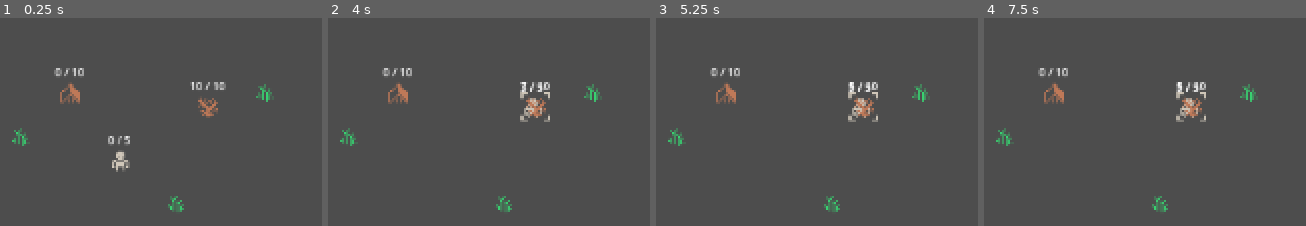
Above: before the commit, frames 1-4 (left to right).
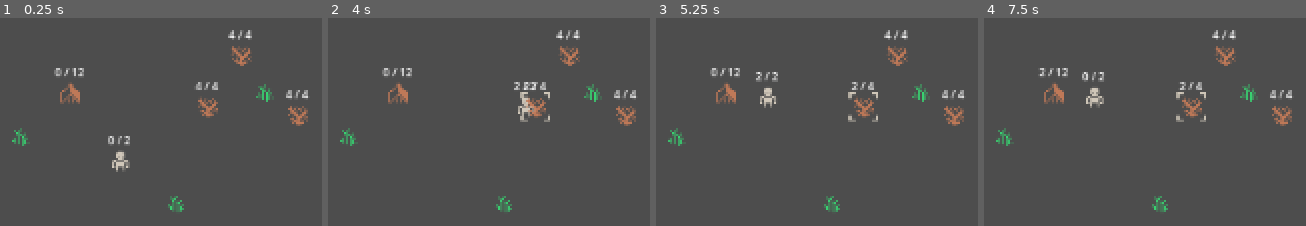
Above: after the commit, the same moments.

Repository: mcpeggin/rts-gathering-game
Game: Godot game, scene res://World.tscn
Two runs of this game, one before a commit and one after it. Both use one fixed random seed, a clock stepped at 60 frames per second and the inputs below.
Inputs (mouse positions are in pixels of both pictures, inside the frame that each line leads up to):
- Up to frame 1 (0.25 s): no input
- Up to frame 2 (4 s): tap Enter at 0.5, 3.5 s; move the mouse to (447, 161) at 0.52 s; right-click (447, 161) at 0.6 s; click (447, 161) at 0.67 s; tap Space at 1.25 s; move the mouse to (537, 107) at 1.27 s; right-click (537, 107) at 1.35 s; click (537, 107) at 1.42 s; move the mouse to (398, 92) at 2.02 s; right-click (398, 92) at 2.1 s; click (398, 92) at 2.17 s; move the mouse to (outside the picture) at 2.77 s; right-click (outside the picture) at 2.85 s; click (outside the picture) at 2.92 s; move the mouse to (outside the picture) at 3.52 s; right-click (outside the picture) at 3.6 s; click (outside the picture) at 3.67 s
- Up to frame 3 (5.25 s): move the mouse to (outside the picture) at 4.27 s; right-click (outside the picture) at 4.35 s; click (outside the picture) at 4.42 s; move the mouse to (881, 132) at 5.02 s; right-click (881, 132) at 5.1 s; click (881, 132) at 5.17 s
- Up to frame 4 (7.5 s): move the mouse to (outside the picture) at 5.77 s; right-click (outside the picture) at 5.85 s; click (outside the picture) at 5.92 s; tap Space at 6.5 s; move the mouse to (outside the picture) at 6.52 s; right-click (outside the picture) at 6.6 s; click (outside the picture) at 6.67 s; move the mouse to (outside the picture) at 7.27 s; right-click (outside the picture) at 7.35 s; click (outside the picture) at 7.42 s

The runs differ from the first frame. In frame 1, 1.3% of the frame differs, in the area x 24-96%, y 5-61%; in frame 2, 1.8%; in frame 3, 2.1%; in frame 4, 2.2%, in the area x 16-96%, y 5-52%.

Commit message:
gathering cycle

Diff:
--- a/AbstractSelectableUnit.gd
+++ b/AbstractSelectableUnit.gd
@@ -18,6 +18,9 @@
 # unit movement
 
 func _physics_process(_delta: float) -> void:
+	if Engine.is_editor_hint():
+		return
+
 	if Input.is_action_just_pressed("right_click") and is_selected:
 		click_pos = get_global_mouse_position()
 
@@ -27,6 +30,9 @@
 		move_and_slide()
 
 func _input(event):
+	if Engine.is_editor_hint():
+		return
+
 	if event is InputEventMouseButton and event.pressed and event.button_index == MOUSE_BUTTON_LEFT:
 		if is_hover:
 			is_selected = true
--- a/Tent.gd
+++ b/Tent.gd
@@ -1,9 +1,15 @@
+@tool
 class_name Building extends AbstractSelectableStatic
 
 @onready var resource_counter: Label = $Body/ResourceCounter
 @onready var dispense_timer: Timer = $DispenseTimer
 
-@export var qty: int
+@export var qty: int:
+	set(value):
+		qty = value
+		max_capacity = qty
+		if is_node_ready():
+			update_stored_resource_label()
 
 enum TYPES {WOOD, STONE, FOOD}
 @export var type: TYPES
@@ -17,6 +23,7 @@
 
 func _ready():
 	super._ready() # call AbstractSelectableStatic first, so shit works
+	add_to_group('tree_storage') # i did it via engine, but to be sure
 	max_capacity = qty
 
 	update_stored_resource_label()
@@ -60,4 +67,6 @@
 		gatherer.update_gathered_resource_label()
 		update_stored_resource_label()
 	else:
+		if gatherer != null and gatherer.cur_state == gatherer.STATES.STORING:
+			gatherer.return_to_good_or_idle()
 		stop_storing()
--- a/Tent.tscn
+++ b/Tent.tscn
@@ -16,7 +16,7 @@
 
 [sub_resource type="RectangleShape2D" id="RectangleShape2D_eseoo"]
 
-[node name="Tent" type="Node2D"]
+[node name="Tent" type="Node2D" groups=["tree_storage"]]
 script = ExtResource("1_e1t4m")
 
 [node name="Body" type="Sprite2D" parent="."]
@@ -36,7 +36,7 @@
 grow_vertical = 0
 scale = Vector2(1, 1.0064386)
 size_flags_horizontal = 4
-text = "10 / 10"
+text = "0 / 0"
 label_settings = SubResource("LabelSettings_e1t4m")
 horizontal_alignment = 1
 
--- a/Tree.gd
+++ b/Tree.gd
@@ -1,3 +1,4 @@
+@tool
 class_name Good extends AbstractSelectableStatic
 
 @onready var resource_counter: Label = $Body/ResourceCounter
@@ -6,7 +7,13 @@
 @onready var body: Sprite2D = $Body
 @onready var dead_body: Sprite2D = $DeadBody
 
-@export var qty: int
+@export var qty: int:
+	set(value):
+		qty = value
+		max_capacity = qty
+		qty_available = max_capacity
+		if is_node_ready():
+			update_available_resource_label()
 
 enum TYPES {WOOD, STONE, FOOD}
 @export var type: TYPES
@@ -20,6 +27,8 @@
 
 func _ready():
 	super._ready() # call AbstractSelectableStatic first, so shit works
+	add_to_group("goods")
+	add_to_group("trees")
 	max_capacity = qty
 	qty_available = max_capacity
 
@@ -30,10 +39,25 @@
 
 	gather_timer.timeout.connect(_on_gather_tick)
 
+# the rest of the indication logic is in abstract, this one is here cause vilalgers mentioned,
+# which means it is already messed up
+
+func _input(event):
+	super._input(event)
+
+	if get_tree().get_nodes_in_group('selected_villagers').size() > 0:
+		if event is InputEventMouseButton and event.pressed and event.button_index == MOUSE_BUTTON_RIGHT:
+			if is_hover:
+				var selected = get_tree().get_nodes_in_group('selected_villagers')
+				for villager in selected:
+					villager.assign_good(self)
+
 func update_available_resource_label():
 	resource_counter.text = "%d / %d" % [qty_available, max_capacity]
 
 	if qty_available == 0:
+		if gatherer != null and gatherer.cur_state == gatherer.STATES.GATHERING:
+			gatherer.on_good_depleted()
 		stop_gathering()
 		body.visible = false
 		dead_body.visible = true
@@ -68,4 +92,6 @@
 		gatherer.update_gathered_resource_label()
 		update_available_resource_label()
 	else:
+		if gatherer != null and gatherer.cur_state == gatherer.STATES.GATHERING:
+			gatherer.go_to_storage()
 		stop_gathering()
--- a/Tree.tscn
+++ b/Tree.tscn
@@ -20,7 +20,7 @@
 
 [sub_resource type="RectangleShape2D" id="RectangleShape2D_dn7q5"]
 
-[node name="Tree" type="Node2D"]
+[node name="Tree" type="Node2D" groups=["trees"]]
 script = ExtResource("1_dn7q5")
 qty = 10
 
--- a/Villager.gd
+++ b/Villager.gd
@@ -1,15 +1,155 @@
+@tool
 class_name Villager extends AbstractSelectableUnit
 
 @onready var resource_counter: Label = $Body/ResourceCapacity
 
-@export var max_capacity: int
+@export var max_capacity: int:
+	set(value):
+		max_capacity = value
+		if is_node_ready():
+			update_gathered_resource_label()
 
 var qty_gathered: int
+
+enum STATES {
+	IDLE,
+	MOVING,
+	MOVING_TO_GOODS,
+	GATHERING,
+	MOVING_TO_STORAGE,
+	STORING
+}
+
+var cur_state = STATES.IDLE
+var assigned_good = null
+var assigned_storage = null
+
+var _just_assigned_good = false
 
 func _ready():
 	super._ready() # call AbstractSelectableUnit first, so shit works
 	qty_gathered = 0
 	update_gathered_resource_label()
 
+func _physics_process(delta: float) -> void:
+	if Engine.is_editor_hint():
+		return
+
+	super._physics_process(delta)
+
+	if Input.is_action_just_pressed("right_click") and is_selected:
+		if not _just_assigned_good:
+			cur_state = STATES.MOVING
+			assigned_good = null
+			assigned_storage = null
+
+	_just_assigned_good = false
+
+	if position.distance_to(click_pos) <= 3:
+		_on_moved_to_goods()
+
 func update_gathered_resource_label():
 	resource_counter.text = "%d / %d" % [qty_gathered, max_capacity]
+
+func assign_good(good):
+	assigned_good = good
+	cur_state = STATES.MOVING_TO_GOODS
+	click_pos = good.position
+	_just_assigned_good = true
+
+func _on_moved_to_goods():
+	match cur_state:
+		STATES.MOVING_TO_GOODS:
+			cur_state = STATES.GATHERING
+		STATES.MOVING_TO_STORAGE:
+			cur_state = STATES.STORING
+		_:
+			pass
+
+func find_nearest_storage():
+	var storages = get_tree().get_nodes_in_group("tree_storage")
+	var nearest = null
+	var nearest_dist = INF
+
+	for storage in storages:
+		if storage.qty_stored >= storage.max_capacity:
+			continue
+
+		var dist = position.distance_to(storage.position)
+		if dist < nearest_dist:
+			nearest_dist = dist
+			nearest = storage
+
+	return nearest
+
+func go_to_storage():
+
+	if qty_gathered == 0:
+		cur_state = STATES.IDLE
+		assigned_good = null
+		assigned_storage = null
+		return
+
+	assigned_storage = find_nearest_storage()
+	if assigned_storage:
+		cur_state = STATES.MOVING_TO_STORAGE
+		click_pos = assigned_storage.position
+	else:
+		cur_state = STATES.IDLE
+
+func return_to_good_or_idle():
+	if qty_gathered > 0:
+		var new_storage = find_nearest_storage()
+		if new_storage:
+			assigned_storage = new_storage
+			cur_state = STATES.MOVING_TO_STORAGE
+			click_pos = assigned_storage.position
+			return
+
+	var new_good = find_nearest_good()
+	if new_good:
+		assigned_good = new_good
+		cur_state = STATES.MOVING_TO_GOODS
+		click_pos = assigned_good.position
+	else:
+		cur_state = STATES.IDLE
+		assigned_good = null
+		assigned_storage = null
+
+func find_nearest_good():
+	if assigned_good == null:
+		return null
+
+	var goods = get_tree().get_nodes_in_group('goods')
+	var nearest = null
+	var nearest_dist = INF
+
+	for good in goods:
+		if good.type != assigned_good.type:
+			continue
+		if good.qty_available <= 0:
+			continue
+
+		var dist = position.distance_to(good.position)
+		if dist < nearest_dist:
+			nearest_dist = dist
+			nearest = good
+
+	return nearest
+
+func on_good_depleted():
+	if qty_gathered >= max_capacity:
+		go_to_storage()
+		return
+
+	var new_good = find_nearest_good()
+	if new_good:
+		assigned_good = new_good
+		cur_state = STATES.MOVING_TO_GOODS
+		click_pos = assigned_good.position
+	elif qty_gathered > 0:
+		go_to_storage()
+	else:
+		cur_state = STATES.IDLE
+		assigned_good = null
+		assigned_storage = null
--- a/Villager.tscn
+++ b/Villager.tscn
@@ -16,7 +16,7 @@
 
 [sub_resource type="RectangleShape2D" id="RectangleShape2D_06xtj"]
 
-[node name="Villager" type="CharacterBody2D"]
+[node name="Villager" type="CharacterBody2D" groups=["villagers"]]
 script = ExtResource("1_lr84n")
 max_capacity = 10
 
@@ -37,7 +37,7 @@
 grow_vertical = 0
 scale = Vector2(1, 1.0064386)
 size_flags_horizontal = 4
-text = "10 / 10"
+text = "0 / 10"
 label_settings = SubResource("LabelSettings_lr84n")
 horizontal_alignment = 1
 
--- a/World.tscn
+++ b/World.tscn
@@ -1104,11 +1104,20 @@
 
 [node name="Villager" parent="." instance=ExtResource("2_2dftf")]
 position = Vector2(557, 347)
-max_capacity = 5
+max_capacity = 2
 
 [node name="Tree" parent="." instance=ExtResource("3_bcbcq")]
 position = Vector2(620, 308)
+qty = 4
+
+[node name="Tree2" parent="." instance=ExtResource("3_bcbcq")]
+position = Vector2(644, 271)
+qty = 4
+
+[node name="Tree3" parent="." instance=ExtResource("3_bcbcq")]
+position = Vector2(685, 314)
+qty = 4
 
 [node name="Tent" parent="." instance=ExtResource("4_js7pq")]
 position = Vector2(521, 298)
-qty = 10
+qty = 12
